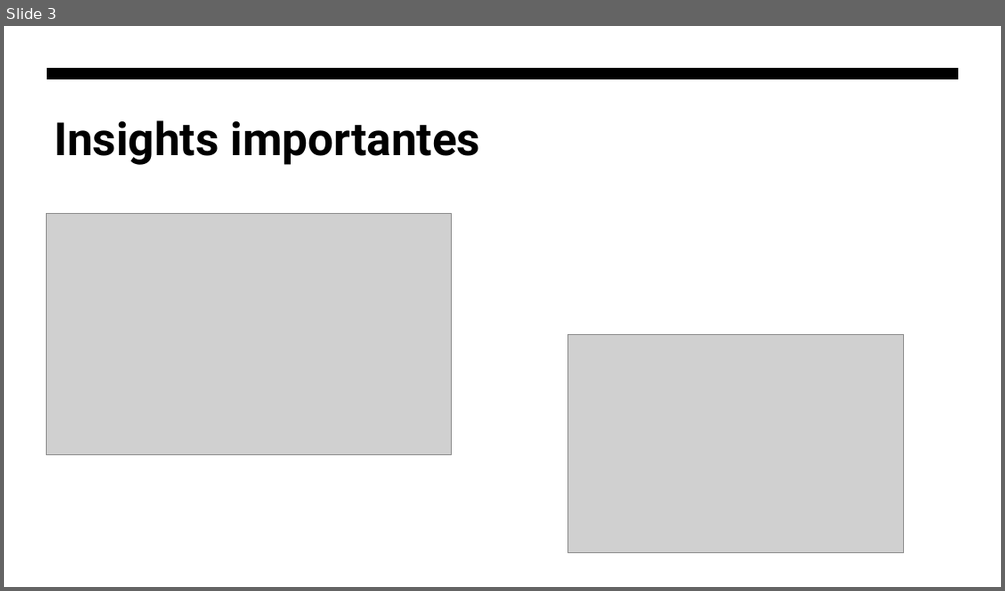
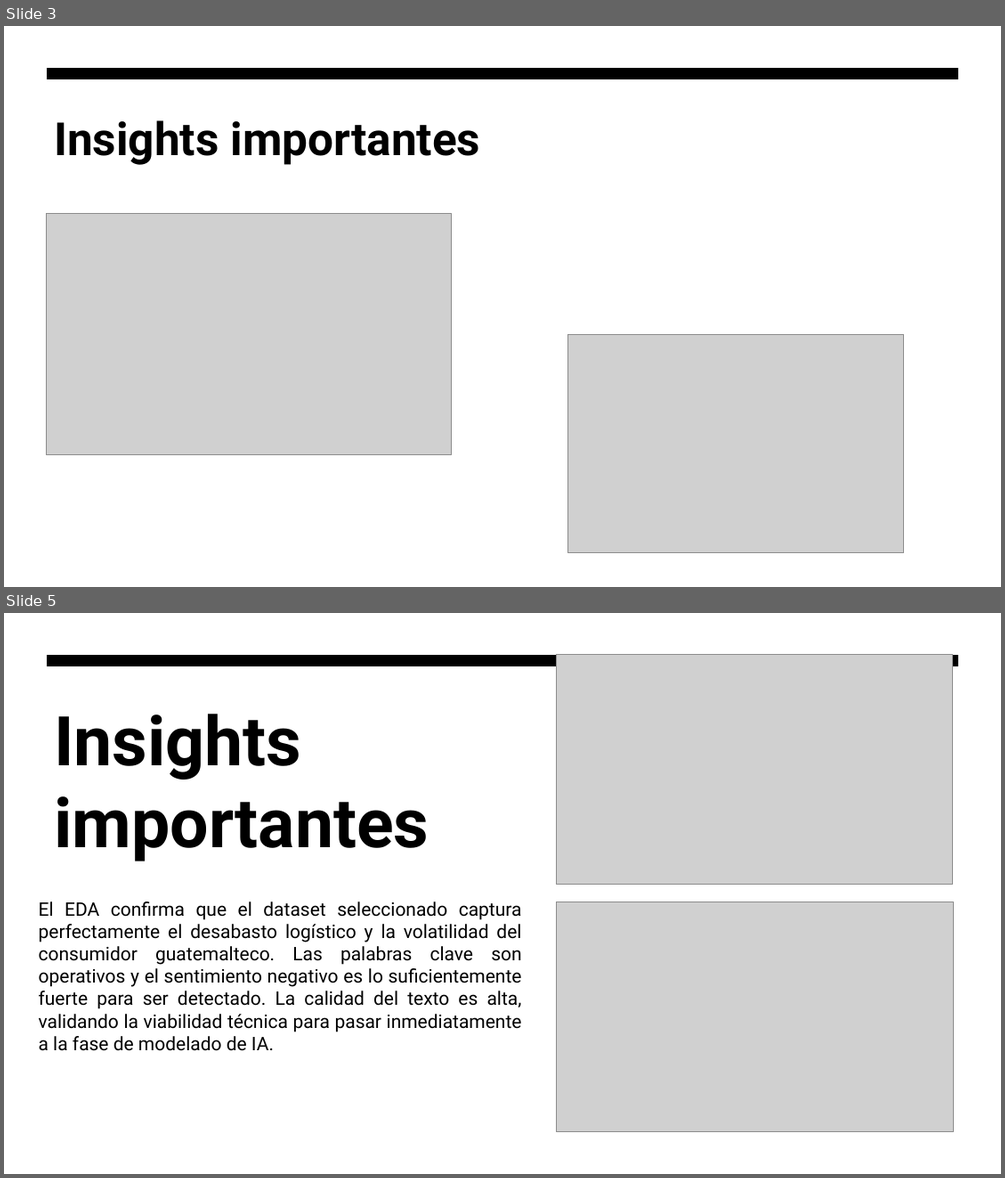
Before and after one commit to Javier19-cmd/ProyectoFinalTextAnalytics, a slide deck: Proyecto final text analytics.pptx. Shown one above the other, each under a label of ours: slide 3 before the commit, slides 3 and 5 after it; the slides between them are not shown. The pictures are 1005x591 and 1005x1178 pixels, drawn with LibreOffice and Linux fonts; fonts in the diff are those of the drawing; grey boxes stand for pictures. Boxes give left, top, right and bottom in pixels: in the first picture for what was removed or moved away, otherwise in the second. Text is boxed around its words. In the diff, an @@ line names an element or a change of style, - is before the commit and + after.

Commit message:
push de la presentación

```diff
--- a/Proyecto final text analytics.pptx
+++ b/Proyecto final text analytics.pptx
@@ slide 5 added at box(4, 613, 1001, 1174), background #FFFFFF; not listed: 1 template element that a slide beside it also shows @@
@@ picture added at box(556, 655, 952, 884) @@
@@ title added at box(54, 714, 429, 861), 66 pt, text #000000, bold @@
+Insights importantes
@@ text added at box(39, 901, 522, 1051), 18 pt, text #000000 @@
+El EDA confirma que el dataset seleccionado captura perfectamente el desabasto logístico y la volatilidad del consumidor guatemalteco. Las palabras clave son operativos y el sentimiento negativo es lo suficientemente fuerte para ser detectado. La calidad del texto es alta, validando la viabilidad técnica para pasar inmediatamente a la fase de modelado de IA.
@@ picture added at box(557, 901, 953, 1131) @@
```
Also in this commit, not shown: 1 slide changed, 4 other slides added, 1 other file.
